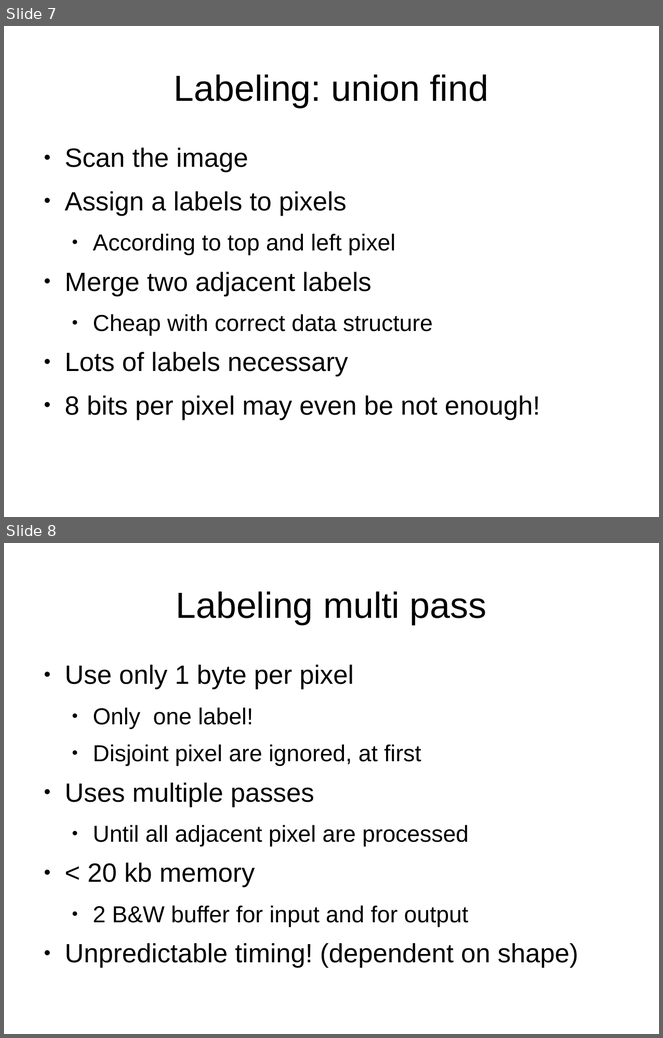
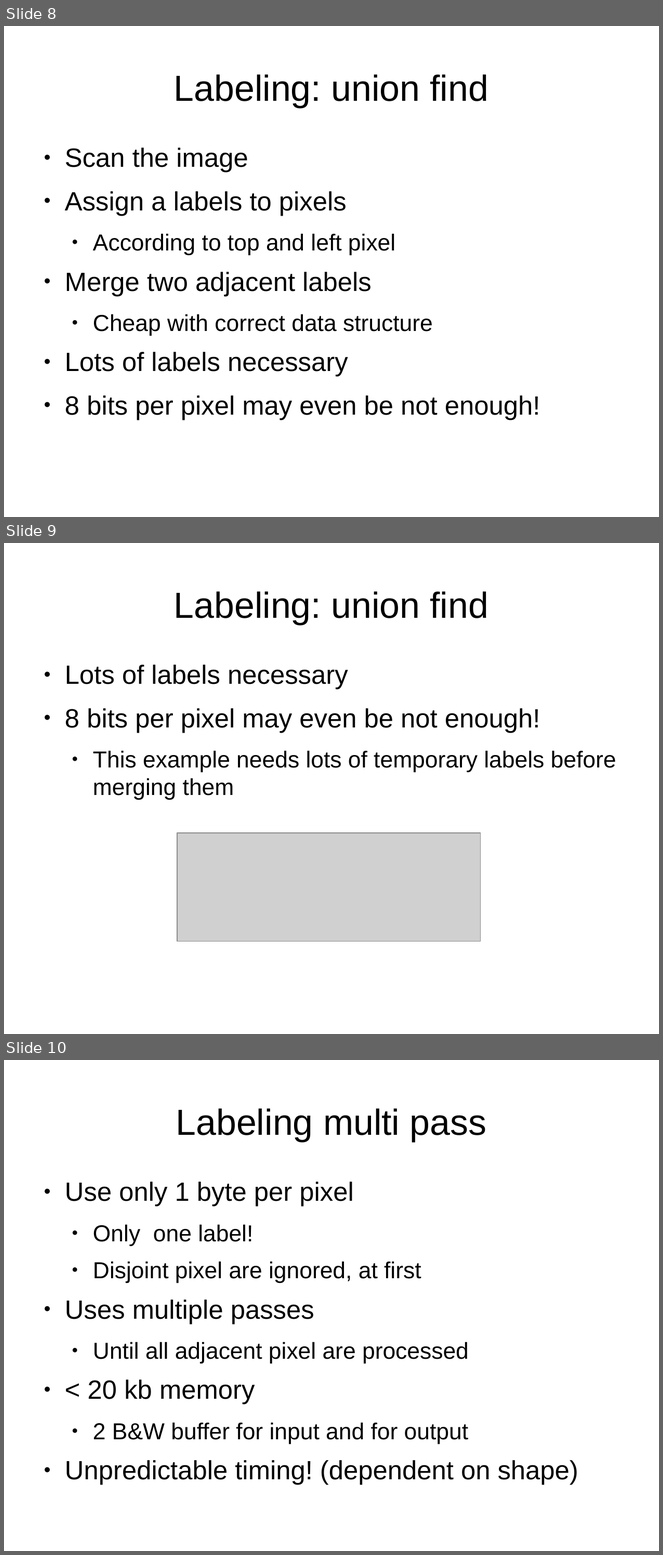
Before and after one commit to 0Chuzz/SNproject, a slide deck: slides.odp. Shown one above the other, each under a label of ours: slides 7 and 8 before the commit, slides 8, 9 and 10 after it. The pictures are 663x1038 and 663x1555 pixels, drawn with LibreOffice and Linux fonts; fonts in the diff are those of the drawing; grey boxes stand for pictures. Boxes give left, top, right and bottom in pixels: in the first picture for what was removed or moved away, otherwise in the second. Text is boxed around its words. In the diff, an @@ line names an element or a change of style, - is before the commit and + after.

```diff
--- a/slides.odp
+++ b/slides.odp
@@ slide 9 added at bbox=[4, 543, 659, 1034], background #FFFFFF @@
@@ title added at bbox=[174, 591, 489, 625], 44 pt, text #000000 @@
+Labeling: union find
@@ text added at bbox=[65, 665, 617, 800], 28 pt, text #000000 @@
+● Lots of labels necessary
+● 8 bits per pixel may even be not enough!
+  ● This example needs lots of temporary labels before merging them
@@ picture added at bbox=[177, 833, 480, 941] @@
@@ what was slide 7 is now slide 8 @@
@@ what was slide 8 is now slide 10 @@
```
Also in this commit, not shown: 7 slides changed, 5 other slides added, 1 slide removed.
